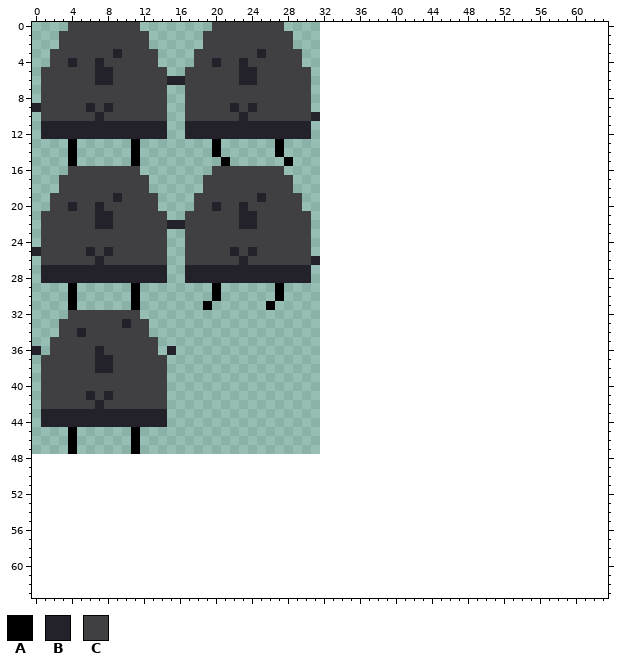
Edited in one commit: pixel-art sprite (dist/card-capsules_assets/spritesheets/Rock_Monster.png). Above: the version before the commit.
The file is 32x48 pixels. The old version is drawn lined up with the new one, on the new canvas.
Palette (. is transparent): A #000000  B #23222b  C #404043
Pixels before (only the part around the change), first column x 0:
 0 ....CCCCCCCC........CCCCCCCC....................................
 1 ...CCCCCCCCCC......CCCCCCCCCC...................................
 2 ...CCCCCCCCCC......CCCCCCCCCC...................................
 3 ..CCCCCCCBCCCC....CCCCCCCBCCCC..................................
 4 ..CCBCCBCCCCCC....CCBCCBCCCCCC..................................
 5 .CCCCCCBBCCCCCC..CCCCCCBBCCCCCC.................................
 6 .CCCCCCBBCCCCCCBBCCCCCCBBCCCCCC.................................
 7 .CCCCCCCCCCCCCC..CCCCCCCCCCCCCC.................................
 8 .CCCCCCCCCCCCCC..CCCCCCCCCCCCCC.................................
 9 BCCCCCBCBCCCCCC..CCCCCBCBCCCCCC.................................
10 .CCCCCCBCCCCCCC..CCCCCCBCCCCCCCB................................
11 .BBBBBBBBBBBBBB..BBBBBBBBBBBBBB.................................
12 .BBBBBBBBBBBBBB..BBBBBBBBBBBBBB.................................
13 ....A......A........A......A....................................
14 ....A......A........A......A....................................
15 ....A......A.........A......A...................................
16 ....CCCCCCCC........CCCCCCCC....................................
17 ...CCCCCCCCCC......CCCCCCCCCC...................................
18 ...CCCCCCCCCC......CCCCCCCCCC...................................
19 ..CCCCCCCBCCCC....CCCCCCCBCCCC..................................
20 ..CCBCCBCCCCCC....CCBCCBCCCCCC..................................
21 .CCCCCCBBCCCCCC..CCCCCCBBCCCCCC.................................
22 .CCCCCCBBCCCCCCBBCCCCCCBBCCCCCC.................................
23 .CCCCCCCCCCCCCC..CCCCCCCCCCCCCC.................................
24 .CCCCCCCCCCCCCC..CCCCCCCCCCCCCC.................................
25 BCCCCCBCBCCCCCC..CCCCCBCBCCCCCC.................................
26 .CCCCCCBCCCCCCC..CCCCCCBCCCCCCCB................................
27 .BBBBBBBBBBBBBB..BBBBBBBBBBBBBB.................................
28 .BBBBBBBBBBBBBB..BBBBBBBBBBBBBB.................................
29 ....A......A........A......A....................................
30 ....A......A........A......A....................................
31 ....A......A.......A......A.....................................
32 ....CCCCCCCC....................................................
33 ...CCCCCCCBCC...................................................
34 ...CCBCCCCCCC...................................................
35 ..CCCCCCCCCCCC..................................................
36 B.CCCCCBCCCCCC.B................................................
37 .CCCCCCBBCCCCCC.................................................
38 .CCCCCCBBCCCCCC.................................................
39 .CCCCCCCCCCCCCC.................................................
40 .CCCCCCCCCCCCCC.................................................
41 .CCCCCBCBCCCCCC.................................................
42 .CCCCCCBCCCCCCC.................................................
43 .BBBBBBBBBBBBBB.................................................
44 .BBBBBBBBBBBBBB.................................................
45 ....A......A....................................................
46 ....A......A....................................................
47 ....A......A....................................................
48 ................................................................
49 ................................................................
50 ................................................................
51 ................................................................
52 ................................................................
53 ................................................................
54 ................................................................
55 ................................................................
56 ................................................................
57 ................................................................
58 ................................................................
59 ................................................................
The result:
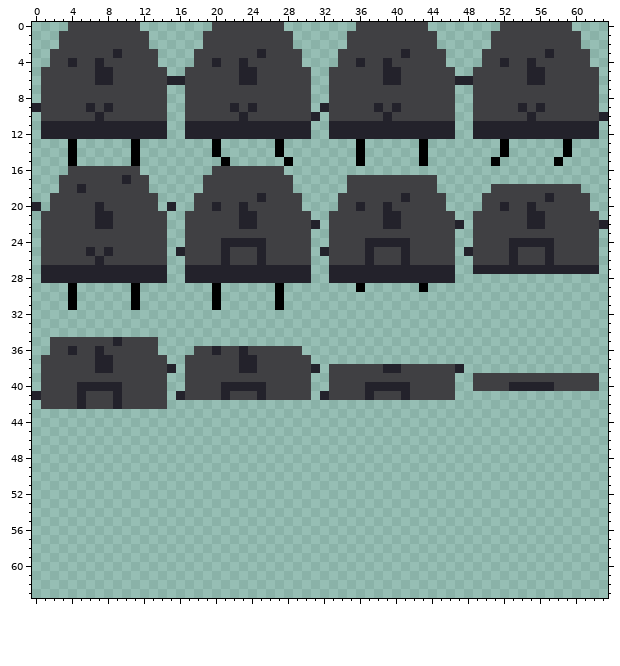
Edits made:
canvas 32x48 -> 64x64
Changed rows in their new state; - is an unchanged pixel.
first column x 0:
 0 ------------------------------------CCCCCCCC--------CCCCCCCC----
 1 -----------------------------------CCCCCCCCCC------CCCCCCCCCC---
 2 -----------------------------------CCCCCCCCCC------CCCCCCCCCC---
 3 ----------------------------------CCCCCCCBCCCC----CCCCCCCBCCCC--
 4 ----------------------------------CCBCCBCCCCCC----CCBCCBCCCCCC--
 5 ---------------------------------CCCCCCBBCCCCCC--CCCCCCBBCCCCCC-
 6 ---------------------------------CCCCCCBBCCCCCCBBCCCCCCBBCCCCCC-
 7 ---------------------------------CCCCCCCCCCCCCC--CCCCCCCCCCCCCC-
 8 ---------------------------------CCCCCCCCCCCCCC--CCCCCCCCCCCCCC-
 9 --------------------------------BCCCCCBCBCCCCCC--CCCCCBCBCCCCCC-
10 ---------------------------------CCCCCCBCCCCCCC--CCCCCCBCCCCCCCB
11 ---------------------------------BBBBBBBBBBBBBB--BBBBBBBBBBBBBB-
12 ---------------------------------BBBBBBBBBBBBBB--BBBBBBBBBBBBBB-
13 ------------------------------------A------A--------A------A----
14 ------------------------------------A------A--------A------A----
15 ------------------------------------A------A-------A------A-----
17 ----------B------------------------CCCCCCCCCC-------------------
18 -----B-----------------------------CCCCCCCCCC------CCCCCCCCCC---
19 ---------C------------------------CCCCCCCBCCCC----CCCCCCCBCCCC--
20 B---C----------B------------------CCBCCBCCCCCC----CCBCCBCCCCCC--
21 ---------------------------------CCCCCCBBCCCCCC--CCCCCCBBCCCCCC-
22 ---------------..--------------B-CCCCCCBBCCCCCCB-CCCCCCBBCCCCCCB
23 ---------------------------------CCCCCCCCCCCCCC--CCCCCCCCCCCCCC-
24 ---------------------BBBBB-------CCCCBBBBBCCCCC--CCCCBBBBBCCCCC-
25 .---------------B----BC-CB------BCCCCBCCCBCCCCC-BCCCCBCCCBCCCCC-
26 ---------------------B-C-B-----.-CCCCBCCCBCCCCC--CCCCBCCCBCCCCC-
27 ---------------------------------BBBBBBBBBBBBBB--BBBBBBBBBBBBBB-
28 ---------------------------------BBBBBBBBBBBBBB-----------------
29 ------------------------------------A------A--------------------
31 -------------------.A-----.A------------------------------------
32 ----........----------------------------------------------------
33 ---..........---------------------------------------------------
34 ---..........---------------------------------------------------
35 ---------B------------------------------------------------------
36 .---B----------.--CCBCCBCCCCCC----------------------------------
37 -----------------CCCCCCBBCCCCCC---------------------------------
38 ---------------B-CCCCCCBBCCCCCCB-CCCCCCBBCCCCCCB----------------
39 -----------------CCCCCCCCCCCCCC--CCCCCCCCCCCCCC--CCCCCCCCCCCCCC-
40 -----BBBBB-------CCCCBBBBBCCCCC--CCCCBBBBBCCCCC--CCCCBBBBBCCCCC-
41 B----BC-CB------BCCCCBCCCBCCCCC-BCCCCBCCCBCCCCC-----------------
42 -----B-C-B------------------------------------------------------
43 -..............-------------------------------------------------
44 -..............-------------------------------------------------
45 ----.------.----------------------------------------------------
46 ----.------.----------------------------------------------------
47 ----.------.----------------------------------------------------
